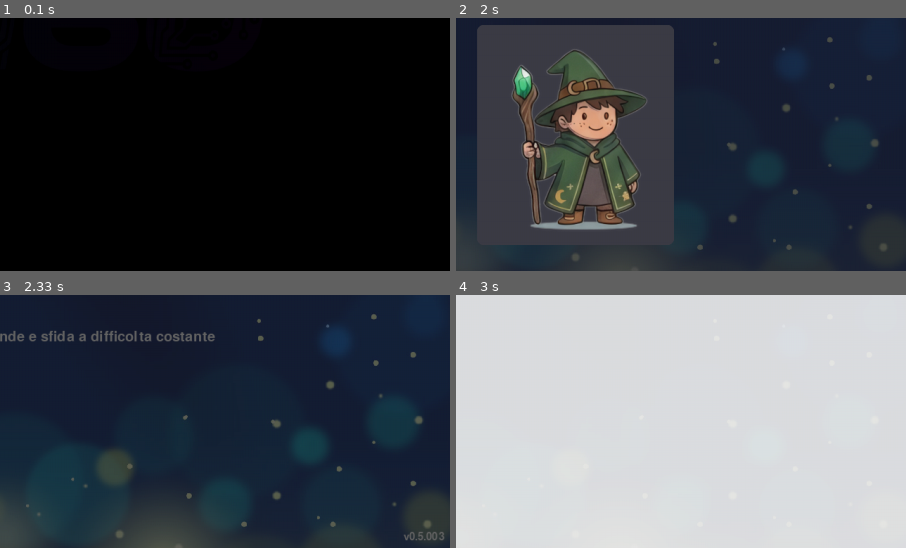
Above: before the commit, frames 1-4 (two rows, left to right).
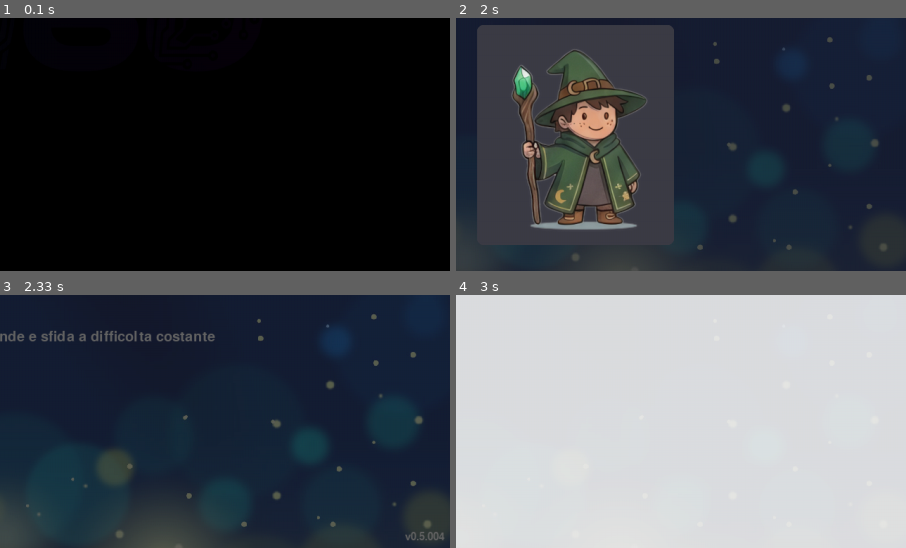
Above: after the commit, the same moments.

Repository: thefactor82/math-wizard
Game: pygame game, started from math-wizard.py
Two runs of this game, one before a commit and one after it. Both use one fixed random seed, a clock stepped at 60 frames per second and the inputs below.
Inputs (mouse positions are % of the whole screen's width and height, from its top left):
- Up to frame 1 (0.1 s): no input
- Up to frame 2 (2 s): hold Right 0.33-0.8 s; hold Up 0.88-1.18 s; move the mouse to (46, 54) at 0.92 s; click "Nuovo profilo" at 1.27 s; type "an" at 1.55 s; type "n" at 1.75 s; tap Enter at 1.88 s
- Up to frame 3 (2.33 s): tap F at 2.05 s
- Up to frame 4 (3 s): tap 1 at 2.38 s; tap Enter at 2.72 s
The pictures show only the part of the screen within x 50-100%, y 50-100%; the shares and areas given below are measured in that part.

Frames 1-2 are identical in both runs. In frame 3, 0.1% of the frame differs, in the area x 89-99%, y 93-97%; in frame 4, nothing differs.

Commit message:
Bump 0.5.004

Diff:
--- a/math-wizard.py
+++ b/math-wizard.py
@@ -269,7 +269,7 @@
                     break
         self.storia_idx = 0
 
-        self.version = "0.5.003"
+        self.version = "0.5.004"
 
         self.profili = []
         self.profilo_corrente = ""
